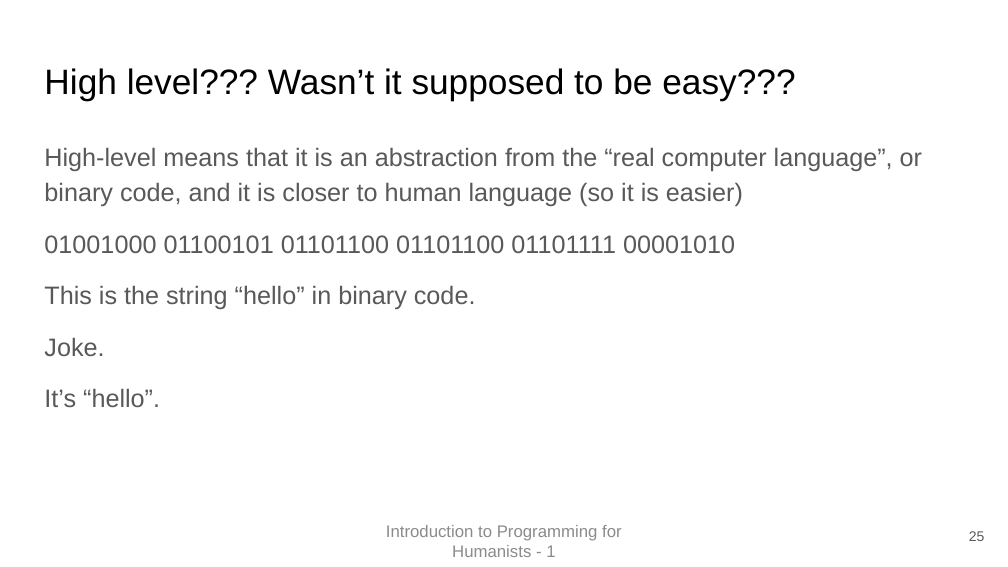
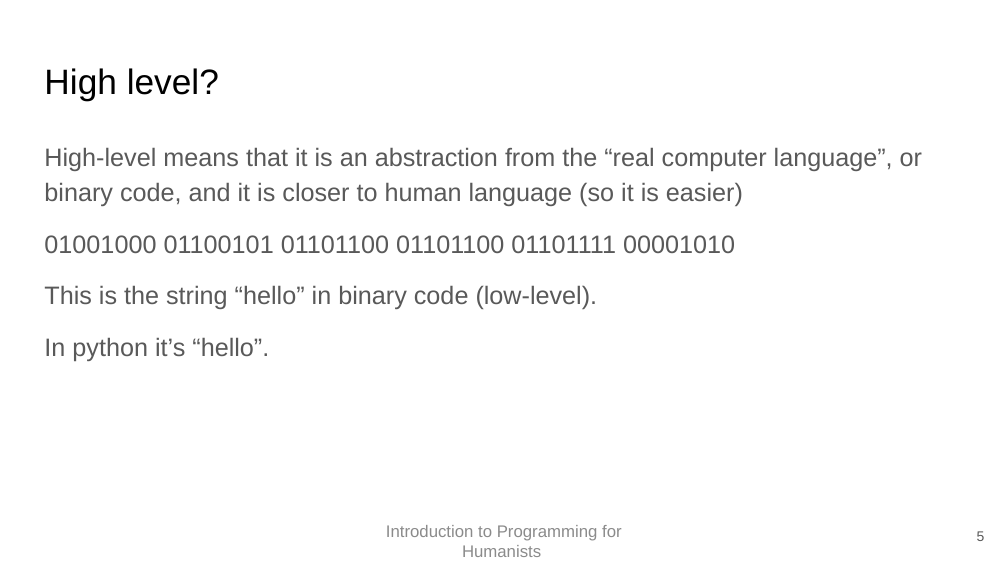
Before and after one commit to EvanEames/IPFH2526, a slide deck: slide 5 of week1/First Class.pptx (slide 25 before the commit). Drawn at 1008x567 pixels with LibreOffice and Linux fonts; fonts in the diff are those of the drawing. Boxes give left, top, right and bottom in pixels: in the first picture for what was removed or moved away, otherwise in the second. Text is boxed around its words. In the diff, an @@ line names an element or a change of style, - is before the commit and + after.

```diff
--- a/week1/First Class.pptx
+++ b/week1/First Class.pptx
@@ title at bbox=[44, 68, 219, 100]: text changed @@
-High level??? Wasn’t it supposed to be easy???
+High level?
@@ text at bbox=[44, 285, 598, 361]: text changed @@
-This is the string “hello” in binary code.
-Joke.
-It’s “hello”.
+This is the string “hello” in binary code (low-level).
+In python it’s “hello”.
@@ text at bbox=[386, 525, 622, 557]: text changed @@
-Introduction to Programming for Humanists - 1
+Introduction to Programming for Humanists
@@ page number at bbox=[977, 531, 985, 541]: text changed @@
-25
+5
```
Also in this commit, not shown: 14 other slides changed, 22 slides removed, 3 other files.
